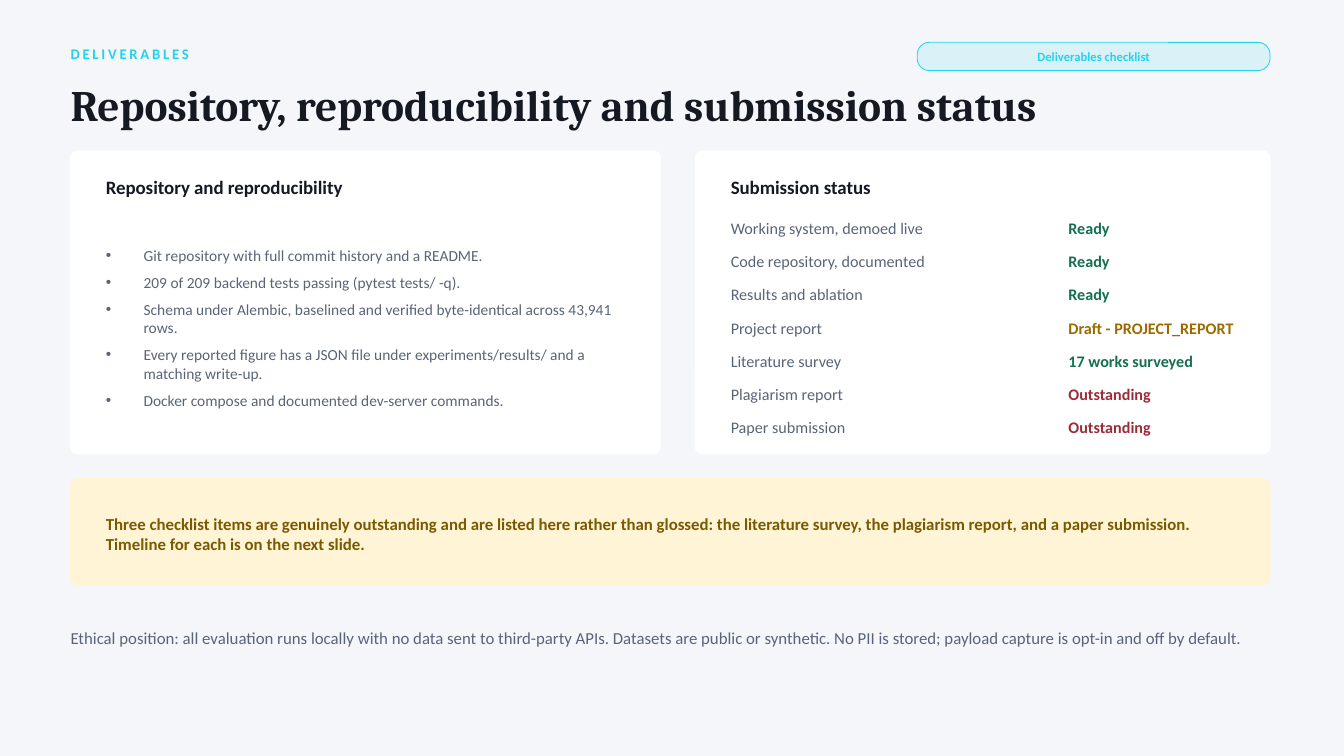
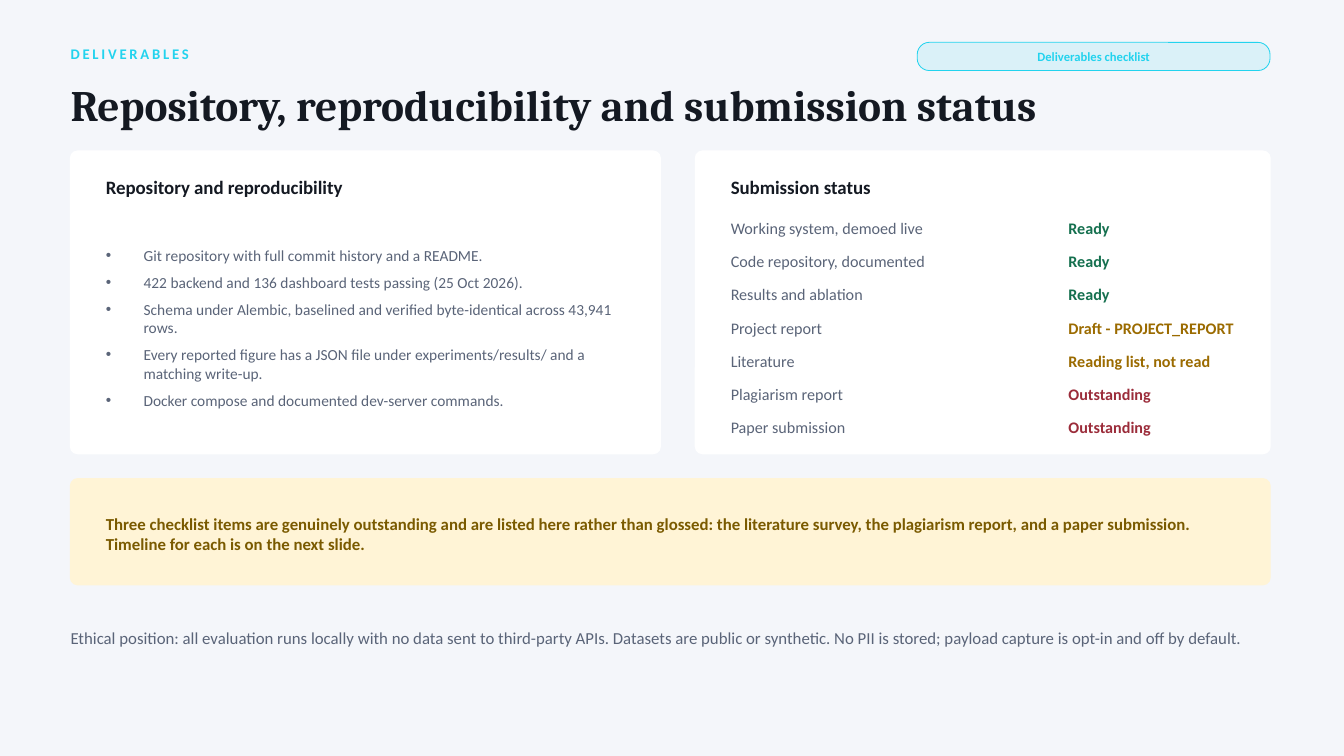
Before and after one commit to Soum-Code/agentpulse, a slide deck: slide 15 of presentation/AgentPulse_Final_Review_v2.pptx. Drawn at 1344x756 pixels with LibreOffice and Linux fonts; fonts in the diff are those of the drawing. Boxes give left, top, right and bottom in pixels: in the first picture for what was removed or moved away, otherwise in the second. Text is boxed around its words. In the diff, an @@ line names an element or a change of style, - is before the commit and + after.

```diff
--- a/presentation/AgentPulse_Final_Review_v2.pptx
+++ b/presentation/AgentPulse_Final_Review_v2.pptx
@@ text at [144, 277, 523, 291]: text changed @@
-• 209 of 209 backend tests passing (pytest tests/ -q).
+• 422 backend and 136 dashboard tests passing (25 Oct 2026).
@@ text at [731, 356, 795, 367]: text changed @@
-Literature survey
+Literature
@@ text at [1068, 355, 1210, 370]: text changed; text colour #15704F to #9B6B00 @@
-17 works surveyed
+Reading list, not read
```
Also in this commit, not shown: 8 other slides changed, 28 other files.
